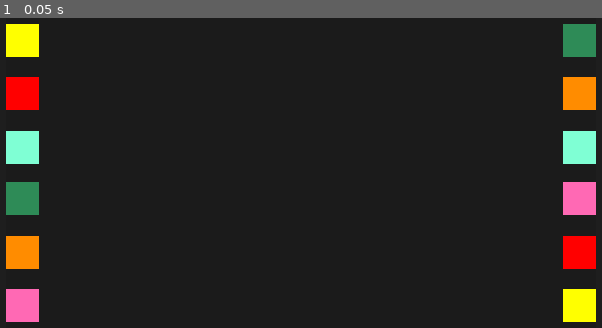
Above: before the commit, frame 1.
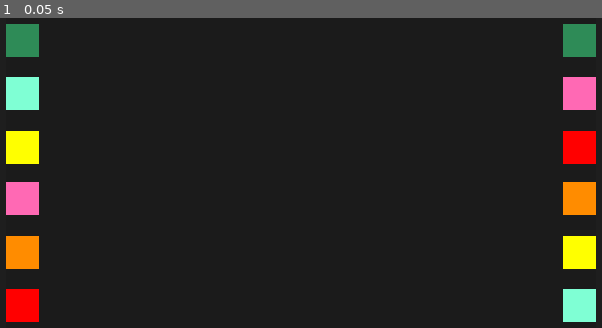
Above: after the commit, the same moment.

Repository: boredguywithacomputer/untitled-hackclub-game
Game: Godot game, scene res://minigame_overlay.tscn
Same seed, same stepped clock (60 frames per second), same inputs: the game is played once before the commit and once after it.
Inputs:
- Up to frame 1 (0.05 s): no input

The runs differ from the first frame. In frame 1, 5.8% of the frame differs, in the area x 0-100%, y 1-99%.

Commit message:
working on filter minigame

Diff:
--- /dev/null
+++ b/filter_minigame.gd
@@ -0,0 +1,5 @@
+extends CanvasLayer
+
+signal completed
+
+const LEAF_COUNT := 6
--- /dev/null
+++ b/filter_minigame.tscn
@@ -0,0 +1,44 @@
+[gd_scene format=3 uid="uid://mcj53tkwog07"]
+
+[ext_resource type="Script" uid="uid://clhhk72m2mc4e" path="res://filter_minigame.gd" id="1_4mnqt"]
+
+[node name="FilterMinigame" type="CanvasLayer" unique_id=21220951]
+script = ExtResource("1_4mnqt")
+
+[node name="Root" type="Control" parent="." unique_id=339591384]
+layout_mode = 3
+anchors_preset = 0
+offset_right = 40.0
+offset_bottom = 40.0
+
+[node name="Dim" type="ColorRect" parent="Root" unique_id=2038993715]
+layout_mode = 0
+offset_right = 40.0
+offset_bottom = 40.0
+
+[node name="Panel" type="PanelContainer" parent="Root" unique_id=273891334]
+layout_mode = 0
+offset_right = 40.0
+offset_bottom = 40.0
+
+[node name="Board" type="Control" parent="Root/Panel" unique_id=661381072]
+custom_minimum_size = Vector2(800, 450)
+clip_contents = true
+layout_mode = 2
+
+[node name="Port" type="TextureRect" parent="Root/Panel/Board" unique_id=1509291177]
+custom_minimum_size = Vector2(120, 240)
+layout_mode = 0
+offset_right = 40.0
+offset_bottom = 40.0
+mouse_filter = 2
+expand_mode = 1
+stretch_mode = 5
+
+[node name="Leaves" type="Control" parent="Root/Panel/Board" unique_id=483653298]
+layout_mode = 1
+anchors_preset = 15
+anchor_right = 1.0
+anchor_bottom = 1.0
+grow_horizontal = 2
+grow_vertical = 2
--- a/minigame_overlay.gd
+++ b/minigame_overlay.gd
@@ -2,23 +2,25 @@
 
 signal completed
 
+# modify to change number and type of colors (6 colors currently)
 const WIRE_COLORS: Array[Color] = [
 	Color.RED, Color.DARK_ORANGE, Color.YELLOW, Color.SEA_GREEN, Color.AQUAMARINE, Color.HOT_PINK
 ]
+
+# size and distancing of wire ends
 const SQUARE_SIZE := Vector2(48, 48)
-const WIRE_WIDTH := 10.0
+const WIRE_WIDTH := 20.0
 
 @onready var wires: Node2D = $Root/Panel/Board/Wires
 @onready var left_col: VBoxContainer = $Root/Panel/Board/Left
 @onready var right_col: VBoxContainer = $Root/Panel/Board/Right
 
-var squares: Array[ColorRect] = []
-# initial square that dragging started from
-var dragging_from: ColorRect = null
-# the wire following the mouse
+var squares: Array[ColorRect] = [] # initial square that dragging started from
+var dragging_from: ColorRect = null # the wire following the mouse
 var drag_line: Line2D = null
 var connected_count := 0
 
+# initialization
 func _ready() -> void:
 	_build_squares()
 
@@ -26,6 +28,7 @@
 	for sq in squares:
 		print(sq.get_meta("side"), " ", sq.color, " ", sq.get_global_rect())
 
+# create wire objects on left and right
 func _build_squares() -> void:
 	var left_colors := WIRE_COLORS.duplicate()
 	var right_colors := WIRE_COLORS.duplicate()
@@ -37,6 +40,7 @@
 	for c in right_colors:
 		right_col.add_child(_make_square(c, &"right"))
 
+# create a single square, iterate over this function
 func _make_square(color: Color, side: StringName) -> ColorRect:
 	var sq := ColorRect.new()
 	sq.color = color
@@ -47,6 +51,7 @@
 	squares.append(sq)
 	return sq
 
+# add square
 func _on_square_gui_input(event: InputEvent, square: ColorRect) -> void:
 	if event is InputEventMouseButton \
 	and event.button_index == MOUSE_BUTTON_LEFT \
@@ -105,6 +110,7 @@
 
 	if target != null and _is_valid_match(dragging_from, target):
 		_snap(dragging_from, target)
+		print(dragging_from, " connected")
 	else:
 		drag_line.queue_free()
 
@@ -132,6 +138,7 @@
 
 func _on_completed() -> void:
 	completed.emit()
+	print("successful completion")
 	await get_tree().create_timer(0.6).timeout
 	close()
 
--- a/minigame_overlay.tscn
+++ b/minigame_overlay.tscn
@@ -2,7 +2,7 @@
 
 [ext_resource type="Script" uid="uid://cg081tpvmk2ps" path="res://minigame_overlay.gd" id="1_txglm"]
 
-[node name="MinigameOverlay" type="CanvasLayer" unique_id=811661893]
+[node name="WiringMinigame" type="CanvasLayer" unique_id=811661893]
 script = ExtResource("1_txglm")
 
 [node name="Root" type="Control" parent="." unique_id=1050842131]
--- a/project.godot
+++ b/project.godot
@@ -10,7 +10,7 @@
 
 [application]
 
-config/name="test1"
+config/name="minigames"
 run/main_scene="uid://cnlhyb52jpjvp"
 config/features=PackedStringArray("4.7", "Forward Plus")
 config/icon="res://icon.svg"
@@ -20,6 +20,10 @@
 window/stretch/mode="canvas_items"
 window/stretch/aspect="expand"
 
+[editor_plugins]
+
+enabled=PackedStringArray("res://addons/godot_super-wakatime/plugin.cfg")
+
 [physics]
 
 3d/physics_engine="Jolt Physics"
Not shown, added: addons/godot_super-wakatime/api_key_prompt.tscn
Not shown, added: addons/godot_super-wakatime/counter.tscn
Not shown, added: addons/godot_super-wakatime/godot_super-wakatime.gd
Not shown, added: addons/godot_super-wakatime/godot_super-wakatime.gd.uid
Not shown, added: addons/godot_super-wakatime/plugin.cfg
Not shown, added: addons/godot_super-wakatime/utils.gd
Not shown, added: addons/godot_super-wakatime/utils.gd.uid
Not shown, added: filter_minigame.gd.uid
Not shown, added: addons/godot_super-wakatime/LICENSE
Not shown, added: addons/godot_super-wakatime/README.md
